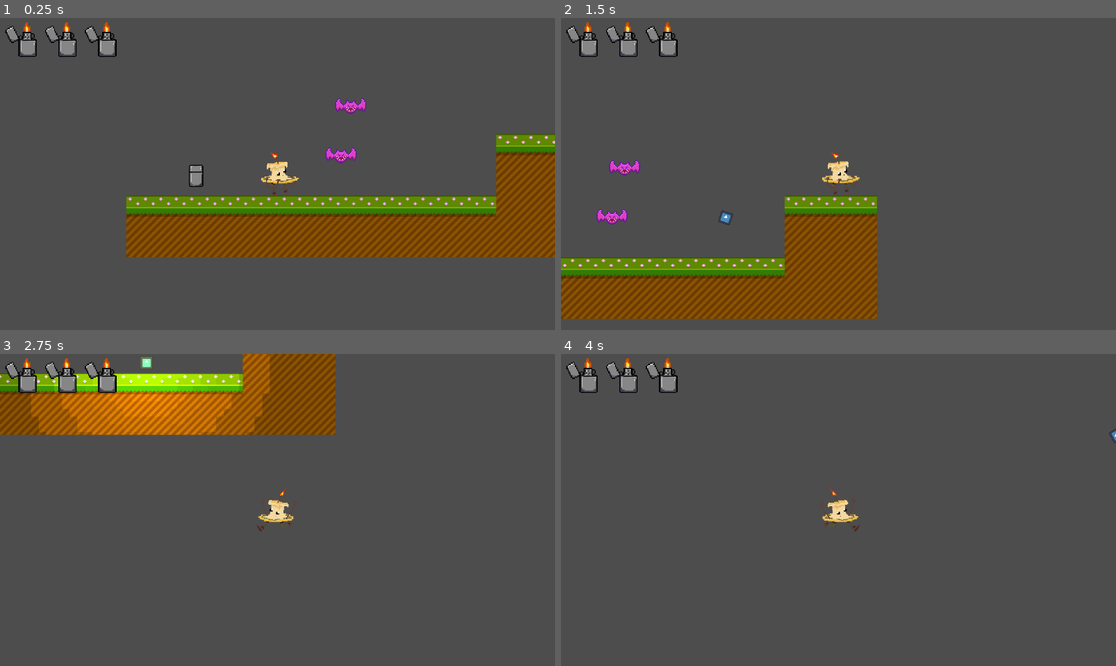
Above: before the commit, frames 1-4 (two rows, left to right).
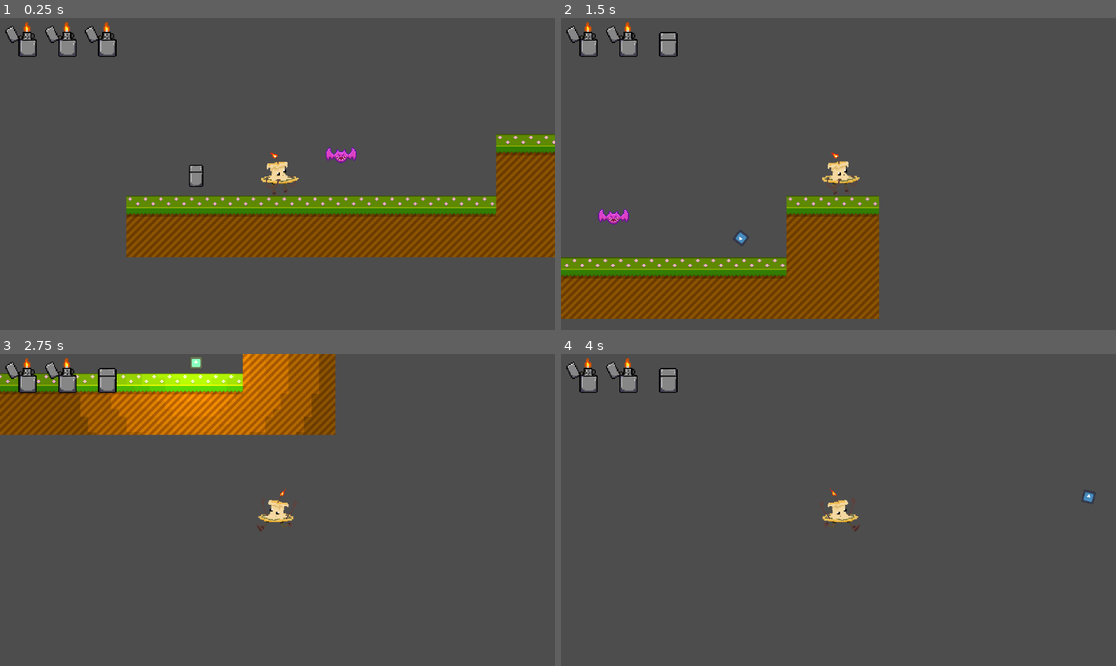
Above: after the commit, the same moments.

Repository: IvanGutierrez0/GameJam2025
Game: Godot game, scene res://Scenes/main.tscn
The game is run twice, just before and just after one commit, with the same random seed, the same clock (stepped at 60 frames per second) and the same inputs. The engine's default icon, where the game draws it, is replaced by a stand-in: a white triangle on a blue panel in a dark square.
Inputs:
- Up to frame 1 (0.25 s): no input
- Up to frame 2 (1.5 s): hold Space (useHab) 0.53-1.28 s; hold D (moveRight) from 0.53 s (still down); tap W (jump) at 0.77 s; tap Space (useHab) at 1.35 s
- Up to frame 3 (2.75 s): tap W (jump) at 1.52 s; release D (moveRight) at 2.03 s; hold A (moveLeft) from 2.03 s (still down); hold Space (useHab) from 2.03 s (still down)
- Up to frame 4 (4 s): release A (moveLeft) at 2.78 s; release Space (useHab) at 2.78 s; hold D (moveRight) from 2.78 s (still down); tap Space (useHab) at 2.85 s; tap W (jump) at 3.02, 3.77 s; tap Enter at 3.5 s; hold Space (useHab) from 3.53 s (still down)

The runs differ from the first frame. In frame 1, 0.2% of the frame differs, in the area x 60-66%, y 25-31%; in frame 2, 5.6%; in frame 3, 8.0%, in the area x 5-58%, y 0-27%; in frame 4, 0.2%.

Commit message:
Mob receives damage

Diff:
--- a/Scenes/flashbang.tscn
+++ b/Scenes/flashbang.tscn
@@ -13,7 +13,7 @@
 
 [sub_resource type="CircleShape2D" id="CircleShape2D_rv4xk"]
 
-[node name="Flashbang" type="RigidBody2D" groups=["Player"]]
+[node name="Flashbang" type="RigidBody2D" groups=["Player", "Weapon"]]
 texture_filter = 1
 mass = 0.1
 physics_material_override = SubResource("PhysicsMaterial_x1s8y")
@@ -42,10 +42,12 @@
 
 [node name="FlashedArea" type="Area2D" parent="."]
 
-[node name="CollisionShape2D" type="CollisionShape2D" parent="FlashedArea"]
-scale = Vector2(7.5, 7.5)
+[node name="CollisionShape2D" type="CollisionShape2D" parent="FlashedArea" groups=["Weapon"]]
+scale = Vector2(5, 5)
 shape = SubResource("CircleShape2D_rv4xk")
 
 [connection signal="timeout" from="Timer" to="." method="_on_timer_timeout"]
+[connection signal="area_entered" from="FlashedArea" to="." method="_on_flashed_area_area_entered"]
+[connection signal="area_exited" from="FlashedArea" to="." method="_on_flashed_area_area_exited"]
 [connection signal="body_entered" from="FlashedArea" to="." method="_on_flashed_area_body_entered"]
 [connection signal="body_exited" from="FlashedArea" to="." method="_on_flashed_area_body_exited"]
--- a/Scenes/main.tscn
+++ b/Scenes/main.tscn
@@ -45,8 +45,7 @@
 [node name="HeartItem" parent="." instance=ExtResource("6_21xkr")]
 position = Vector2(360, 231)
 
-[node name="Mob" parent="." instance=ExtResource("2_8gbba")]
+[node name="Enemies" type="Node2D" parent="."]
+
+[node name="Mob" parent="Enemies" instance=ExtResource("2_8gbba")]
 position = Vector2(536, 215)
-
-[node name="Mob2" parent="." instance=ExtResource("2_8gbba")]
-position = Vector2(546, 164)
--- a/Scenes/mob.tscn
+++ b/Scenes/mob.tscn
@@ -24,7 +24,7 @@
 script = ExtResource("1_b44se")
 path = [Vector2(-100, 0), Vector2(100, 0)]
 
-[node name="CollisionShape2D" type="CollisionShape2D" parent="."]
+[node name="KillingArea" type="CollisionShape2D" parent="."]
 scale = Vector2(1.6, 0.5)
 shape = SubResource("CapsuleShape2D_b3mxk")
 
--- a/Scenes/playerCB.tscn
+++ b/Scenes/playerCB.tscn
@@ -61,14 +61,13 @@
 texture_filter = 1
 scale = Vector2(0.75, 0.75)
 sprite_frames = SubResource("SpriteFrames_i7csx")
-animation = &"dead"
+animation = &"idle"
 
 [node name="DamageArea" type="Area2D" parent="."]
-visible = false
 
 [node name="CollisionPolygon2D" type="CollisionPolygon2D" parent="DamageArea"]
 scale = Vector2(0.75, 0.75)
-polygon = PackedVector2Array(-13, -13, 14.6667, -10.6667, 8, 4, 21.3333, 12, 14.667, 30, -24, 30, -26.6667, 10.6667, -12, 6.66667)
+polygon = PackedVector2Array(-13.3333, -17.3333, 14.6667, -14.6667, 8, 4, 21.3333, 12, 14.667, 30, -24, 30, -26.6667, 10.6667, -12, 6.66667)
 
 [node name="Camera" type="Camera2D" parent="."]
 visible = false
@@ -87,8 +86,9 @@
 wait_time = 2.5
 
 [node name="PhysicsCollider" type="CollisionPolygon2D" parent="."]
+position = Vector2(1, 0)
 scale = Vector2(0.75, 0.75)
-polygon = PackedVector2Array(-13, -13, 14.6667, -10.6667, 8, 4, 21.3333, 12, 14.667, 30, -24, 30, -26.6667, 10.6667, -12, 6.66667)
+polygon = PackedVector2Array(-13.3333, -17.3333, 14.6667, -13.3333, 8, 4, 22.6667, 5.33333, 14.667, 30, -24, 30, -28, 5.33333, -13.3333, 4)
 
 [connection signal="area_entered" from="DamageArea" to="." method="_on_damage_area_area_entered"]
 [connection signal="timeout" from="Timers/InmunityTimer" to="." method="_on_inmunity_timer_timeout"]
--- a/Scripts/flashbang.gd
+++ b/Scripts/flashbang.gd
@@ -1,6 +1,7 @@
 extends RigidBody2D
 
 var isPlayerInArea = false
+var areaList = []
 
 # Called when the node enters the scene tree for the first time.
 func _start() -> void:
@@ -22,6 +23,10 @@
 	if isPlayerInArea:
 		var player = get_node("../../Player")
 		player.blind()
+	if areaList.size() > 0:
+		for it in areaList:
+			var enemy = get_node("../../Enemies/" + it.name)
+			enemy.damage()
 
 	lock_rotation = true
 	rotation_degrees = 0.0
@@ -38,3 +43,13 @@
 func _on_flashed_area_body_exited(body: Node2D) -> void:
 	if body.name == "Player":
 		isPlayerInArea = false
+
+
+func _on_flashed_area_area_entered(area: Area2D) -> void:
+	if area.is_in_group("Enemy"):
+		areaList.append(area)
+
+
+func _on_flashed_area_area_exited(area: Area2D) -> void:
+	if area.is_in_group("Enemy"):
+		areaList.erase(area)
--- a/Scripts/mob.gd
+++ b/Scripts/mob.gd
@@ -18,3 +18,6 @@
 
 	if position.distance_to(target) < 5:
 		current_point = (current_point + 1) % path.size()
+
+func damage():
+	print("Me han hecho pupa")
--- a/project.godot
+++ b/project.godot
@@ -24,6 +24,7 @@
 Player=""
 Enemy=""
 Item=""
+Weapon=""
 
 [input]
 
